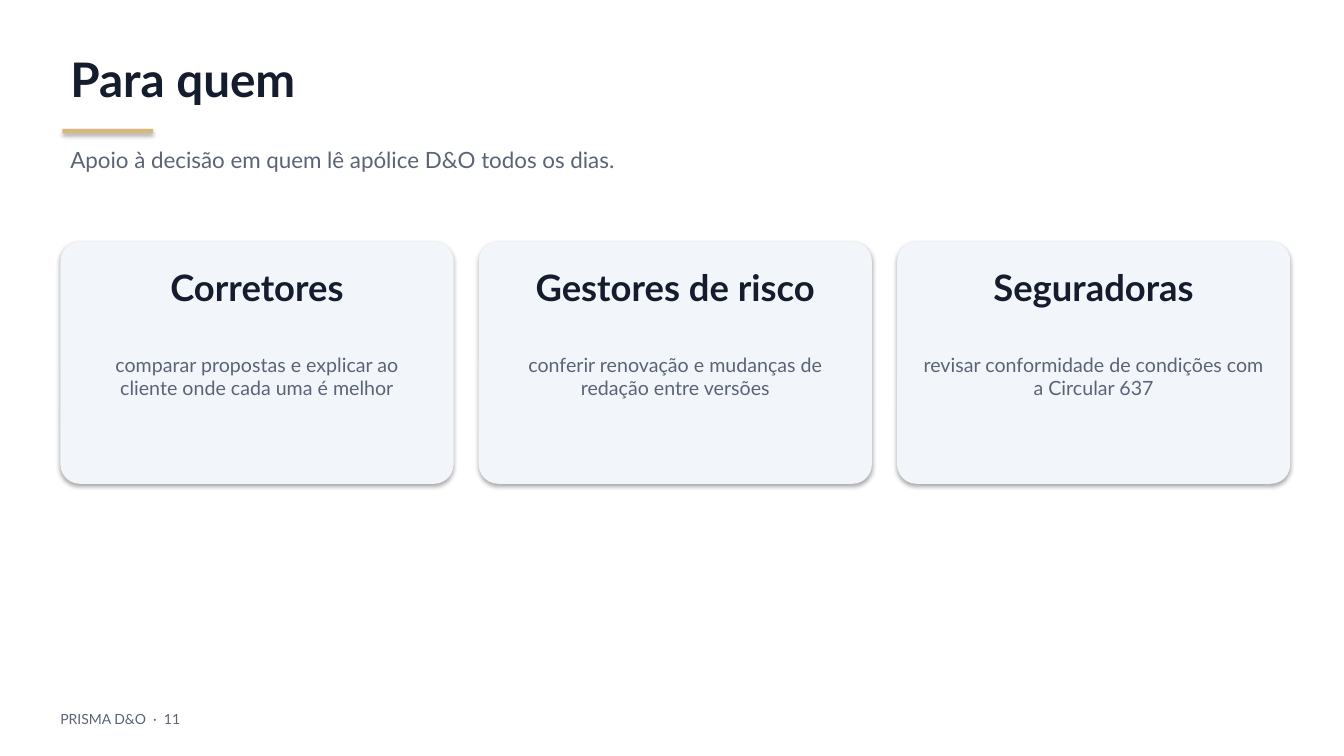
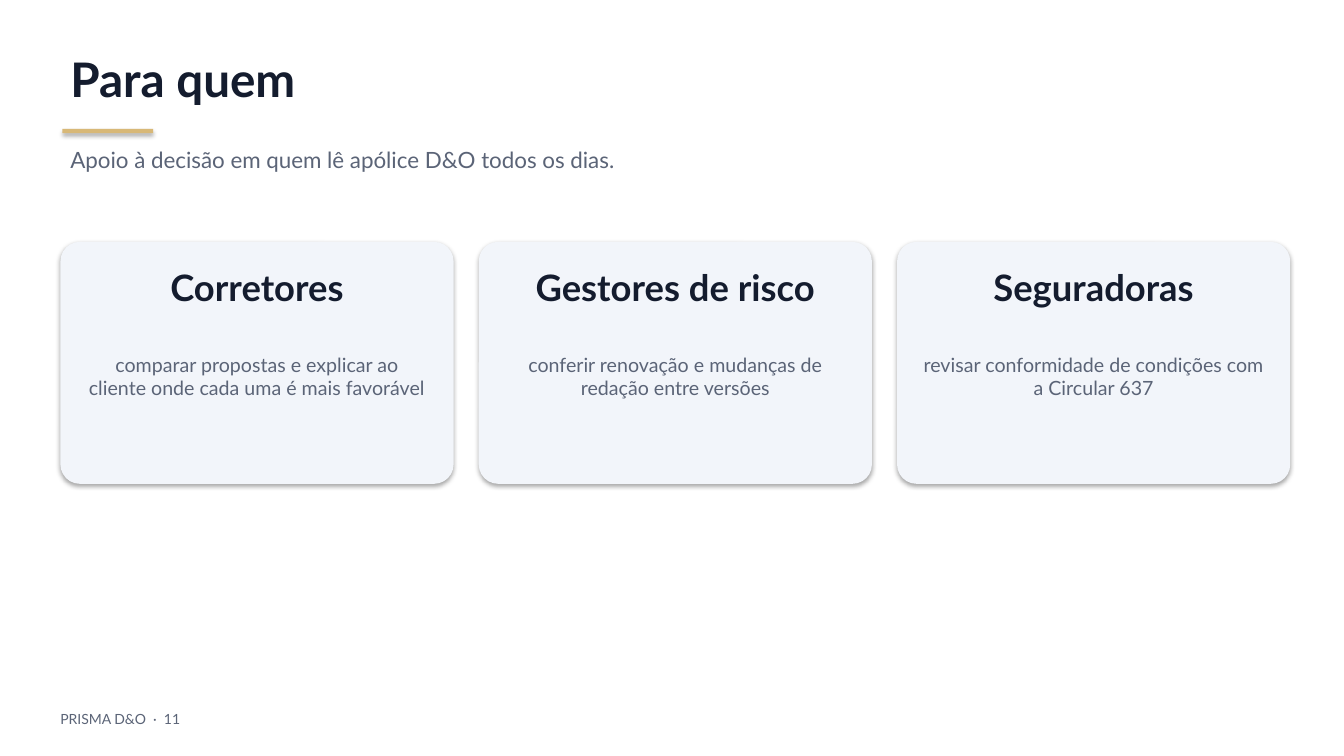
Before and after one commit to ROONDOW/prisma-do, a slide deck: slide 11 of Projeto_Final_Artefatos/InsurMinds_Projeto_Final.pptx. Drawn at 1344x756 pixels with LibreOffice and Linux fonts; fonts in the diff are those of the drawing. Boxes give left, top, right and bottom in pixels: in the first picture for what was removed or moved away, otherwise in the second. Text is boxed around its words. In the diff, an @@ line names an element or a change of style, - is before the commit and + after.

```diff
--- a/Projeto_Final_Artefatos/InsurMinds_Projeto_Final.pptx
+++ b/Projeto_Final_Artefatos/InsurMinds_Projeto_Final.pptx
@@ text at (89, 357, 425, 395): text changed @@
-comparar propostas e explicar ao cliente onde cada uma é melhor
+comparar propostas e explicar ao cliente onde cada uma é mais favorável
```
Also in this commit, not shown: 3 other slides changed, 27 other files.
